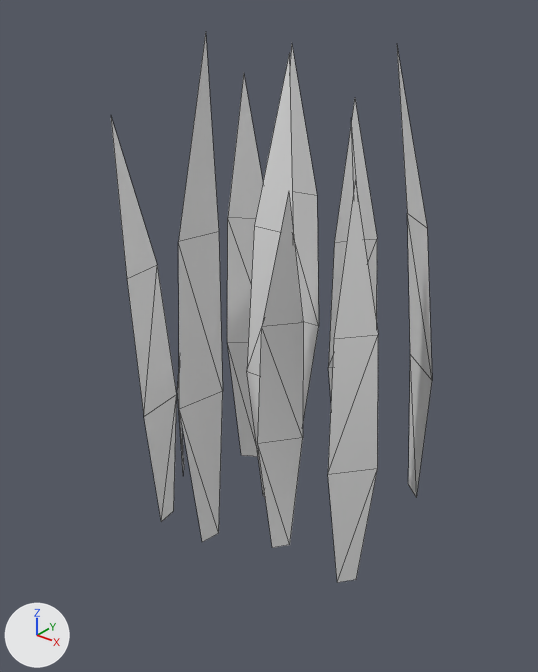
Renders of the glTF model assets/glb/grass.glb from each side of a commit.
Both versions are drawn from a camera (50 mm lens) standing at (0.89, -1.109, 1.126) and looking at (0.014, -0.014, 0.448). Lighting does not change. The marker at lower left points along +X, +Y and +Z. Mesh edges are drawn as thin lines.

Objects in the first picture: 'Grass'.
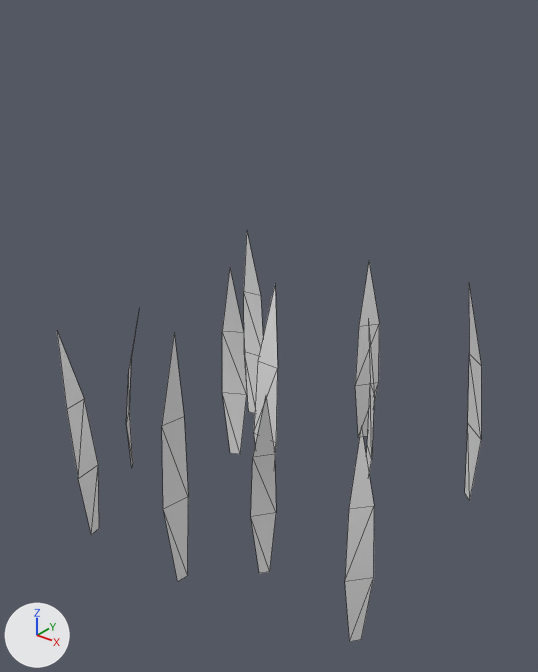
Commit message: shorter grass

Changed parts and their boxes (x1, y1, x2, y2) in the pictures (538 x 672 px; the box of a moved part takes in the faces that stretch with it):
```json
{"object": "Grass", "change": "reshaped", "before": [111, 33, 432, 582], "after": [57, 233, 481, 641], "on screen": "32% wider, 26% shorter"}
{"part": 1, "of": "me_plane_018", "change": "moved or reshaped", "before": [351, 127, 356, 190], "after": [254, 286, 278, 454]}
{"part": 2, "of": "me_plane_018", "change": "moved or reshaped", "before": [328, 100, 377, 394], "after": [355, 264, 379, 437]}
{"part": 3, "of": "me_plane_018", "change": "moved or reshaped", "before": [227, 75, 263, 457], "after": [222, 270, 247, 454]}
{"part": 4, "of": "me_plane_018", "change": "moved or reshaped", "before": [178, 33, 223, 542], "after": [162, 334, 188, 581]}
{"part": 5, "of": "me_plane_018", "change": "moved or reshaped", "before": [328, 180, 378, 582], "after": [345, 427, 374, 641]}
{"part": 6, "of": "me_plane_018", "change": "moved or reshaped", "before": [397, 48, 432, 498], "after": [465, 286, 481, 500]}
{"part": 7, "of": "me_plane_018", "change": "moved or reshaped", "before": [111, 118, 177, 522], "after": [57, 332, 99, 535]}
{"part": 8, "of": "me_plane_018", "change": "moved or reshaped", "before": [290, 44, 319, 420], "after": [244, 233, 263, 414]}
{"part": 9, "of": "me_plane_018", "change": "moved or reshaped", "before": [258, 192, 303, 548], "after": [251, 397, 276, 574]}
{"part": 10, "of": "me_plane_018", "change": "moved or reshaped", "before": [177, 53, 293, 496], "after": [126, 318, 374, 473]}
```

Edits to the scene script, one JSON object a line:
```json
{"block": "me_plane_018", "where": "# used by ob_grass; location = (0.0, 0.0, 0.0)"}
{"op": "remove", "block": "me_plane_018", "code": "me_plane_018.from_pydata(...)  # 77 vertices, 55 faces; spans x -0.285..0.316, y -0.238..0.293, z 0.0..1.046"}
{"op": "add", "block": "me_plane_018", "code": "me_plane_018.from_pydata(...)  # 77 vertices, 55 faces; spans x -0.386..0.4, y -0.352..0.406, z 0.0..0.575"}
{"block": "me_plane_018", "change": "me_plane_018 part 1: the loose piece of 7 vertices spanning x 0.147..0.22, y 0.028..0.108, z 0.001..0.898 is multiplied about its middle by the matrix ((-0.409, 0.454, 0.0), (-0.454, -0.409, 0.018), (0.014, 0.012, 0.611)), then moved by (-0.188, -0.072, -0.175)"}
{"block": "me_plane_018", "change": "me_plane_018 part 2: the loose piece of 7 vertices spanning x 0.018..0.11, y 0.177..0.278, z 0.0..0.896 is scaled about its middle by 0.55, then moved by (-0.041, 0.151, -0.202)"}
{"block": "me_plane_018", "change": "me_plane_018 part 3: the loose piece of 7 vertices spanning x -0.213..-0.115, y 0.101..0.165, z 0.001..0.948 is scaled about its middle by 0.55, then moved by (-0.033, -0.024, -0.213)"}
{"block": "me_plane_018", "change": "me_plane_018 part 4: the loose piece of 7 vertices spanning x -0.043..0.024, y -0.228..-0.121, z 0.0..1.046 is scaled about its middle by 0.55, then moved by (0.034, -0.129, -0.235)"}
{"block": "me_plane_018", "change": "me_plane_018 part 5: the loose piece of 7 vertices spanning x 0.227..0.316, y -0.134..-0.048, z 0.0..0.816 is scaled about its middle by 0.55, then moved by (0.104, -0.121, -0.184)"}
{"block": "me_plane_018", "change": "me_plane_018 part 6: the loose piece of 7 vertices spanning x 0.169..0.288, y 0.16..0.284, z 0.0..1.015 is scaled about its middle by 0.55, then moved by (0.122, 0.074, -0.228)"}
{"block": "me_plane_018", "change": "me_plane_018 part 7: the loose piece of 7 vertices spanning x -0.215..-0.139, y -0.238..-0.131, z 0.0..0.895 is scaled about its middle by 0.55, then moved by (-0.077, -0.138, -0.201)"}
{"block": "me_plane_018", "change": "me_plane_018 part 8: the loose piece of 7 vertices spanning x -0.191..-0.072, y 0.237..0.293, z 0.001..0.997 is scaled about its middle by 0.55, then moved by (-0.155, 0.018, -0.224)"}
{"block": "me_plane_018", "change": "me_plane_018 part 9: the loose piece of 7 vertices spanning x 0.077..0.14, y -0.13..-0.054, z 0.0..0.798 is scaled about its middle by 0.55, then moved by (0.025, -0.088, -0.18)"}
{"block": "me_plane_018", "change": "me_plane_018 part 10: 14 of 77 vertices moved; they spanned x -0.285..0.06, y -0.077..0.064, z 0.0..0.996 and now span x -0.386..0.216, y -0.123..0.139, z 0.0..0.494; mean shift (0.033, 0.011, -0.185); largest move (0.0, 0.064, 0.996) -> (-0.327, -0.066, 0.436)"}
```
